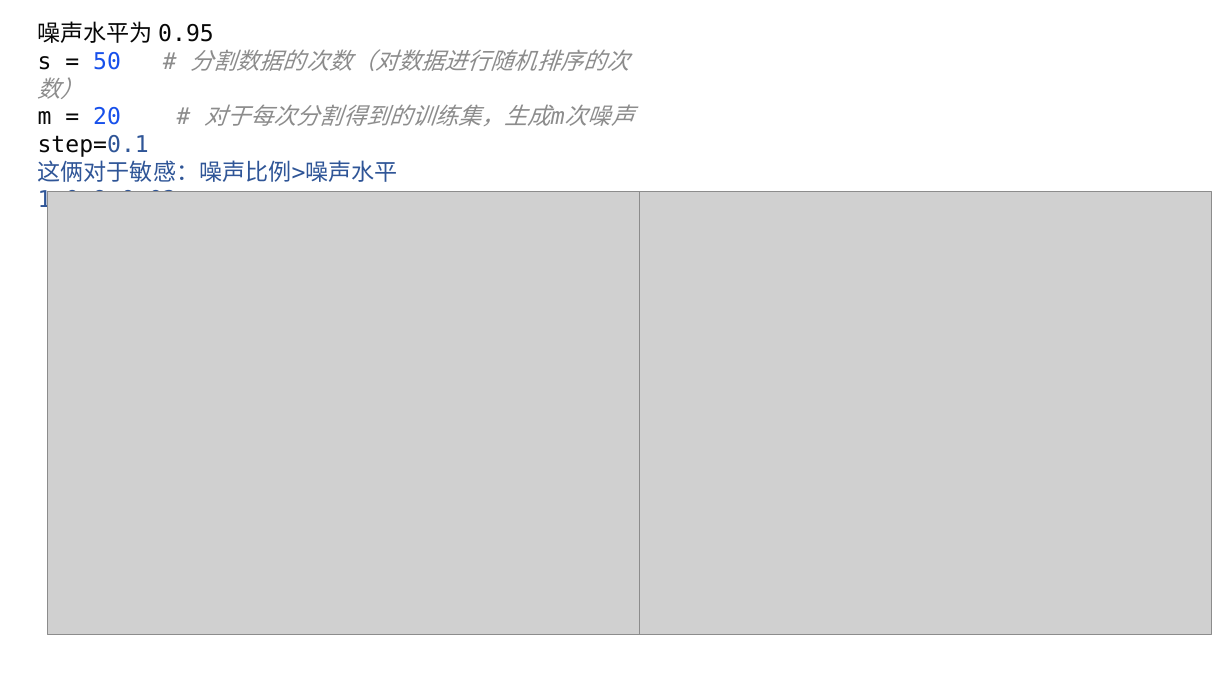
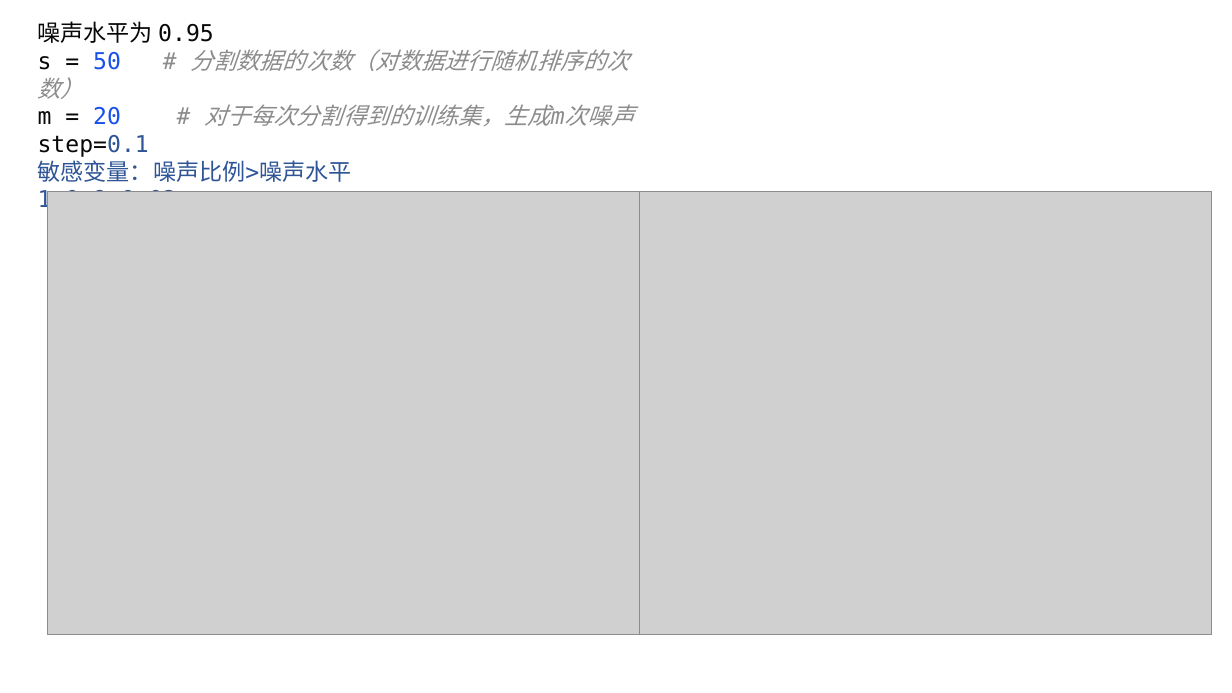
Before and after one commit to lucking666/sys, a slide deck: slide 9 of sycode/emLiu.pptx. Drawn at 1232x693 pixels with LibreOffice and Linux fonts; fonts in the diff are those of the drawing; grey boxes stand for pictures. Boxes give left, top, right and bottom in pixels: in the first picture for what was removed or moved away, otherwise in the second. Text is boxed around its words. In the diff, an @@ line names an element or a change of style, - is before the commit and + after.

```diff
--- a/sycode/emLiu.pptx
+++ b/sycode/emLiu.pptx
@@ text at (38,156,352,182): text changed @@
-这俩对于敏感：噪声比例>噪声水平
+敏感变量：噪声比例>噪声水平
```
Also in this commit, not shown: 1 slide added, 1 slide removed, 2 other files.
